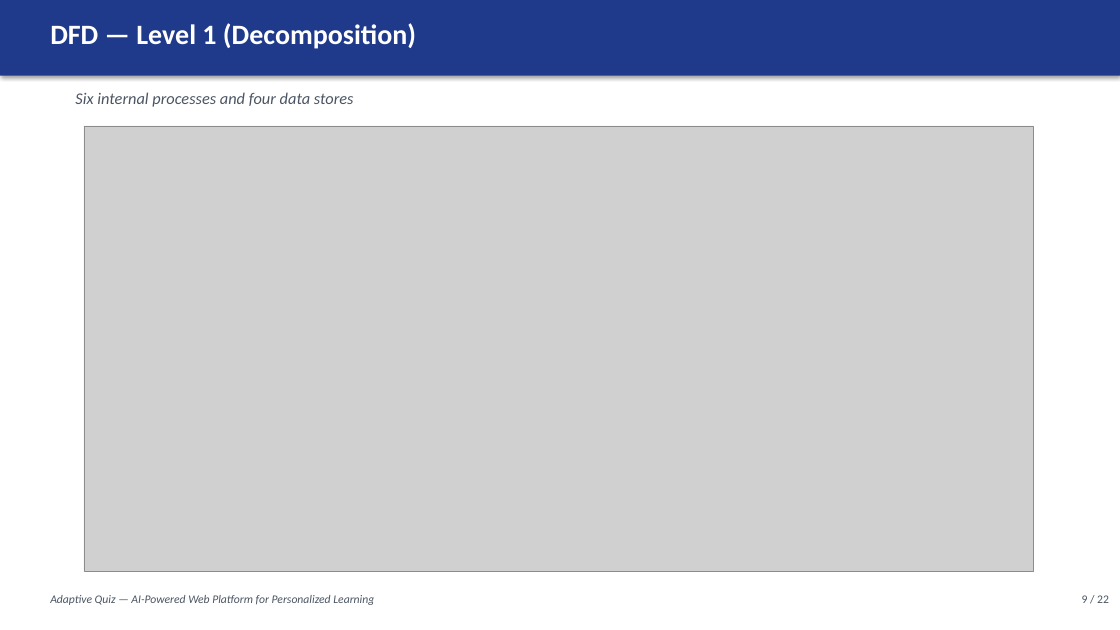
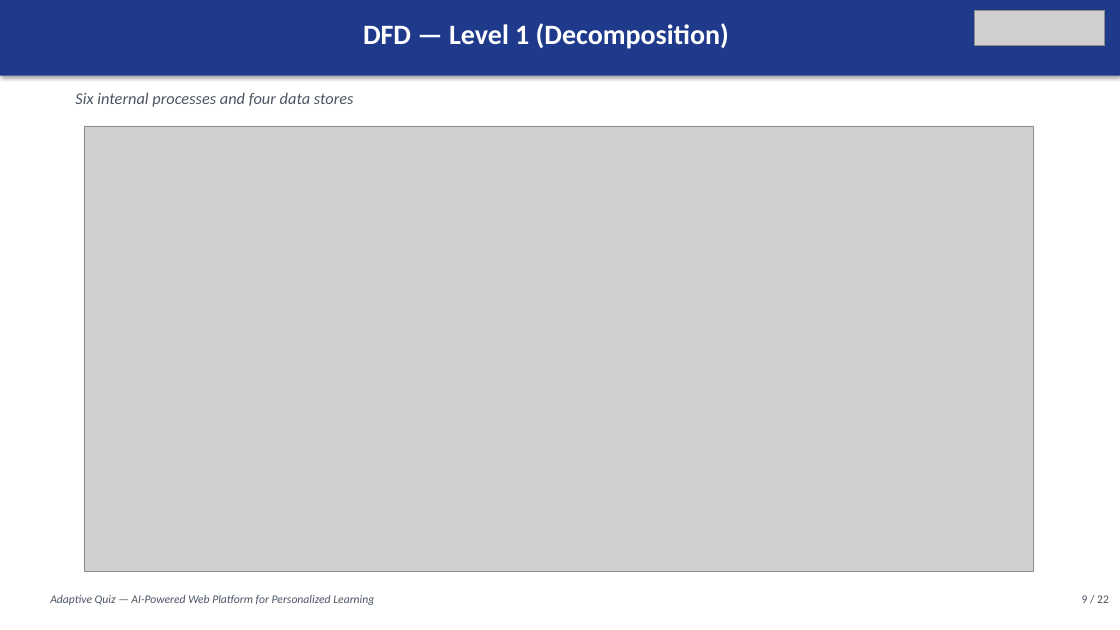
Before and after one commit to SanjnaRathour/Adaptive-Quiz, a slide deck: slide 9 of Adaptive_Quiz_Presentation.pptx. Drawn at 1120x630 pixels with LibreOffice and Linux fonts; fonts in the diff are those of the drawing; grey boxes stand for pictures. Boxes give left, top, right and bottom in pixels: in the first picture for what was removed or moved away, otherwise in the second. Text is boxed around its words. In the diff, an @@ line names an element or a change of style, - is before the commit and + after.

```diff
--- a/Adaptive_Quiz_Presentation.pptx
+++ b/Adaptive_Quiz_Presentation.pptx
@@ text "DFD — Level 1 (Decomposition)" at (x1=363, y1=23, x2=729, y2=49): alignment left to centre @@
@@ picture added at (x1=975, y1=10, x2=1105, y2=45) @@
```
Also in this commit, not shown: 21 other slides changed, 28 other files.
